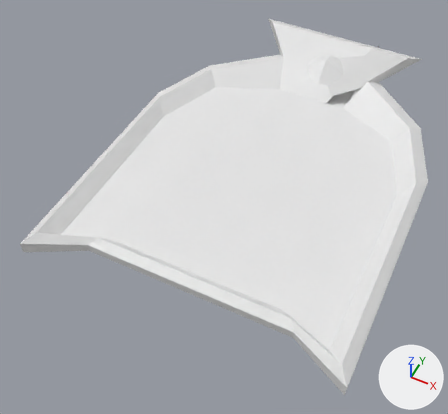
Two versions of the OBJ model C.A.R.D/Assets/Models/player.obj, one commit apart.
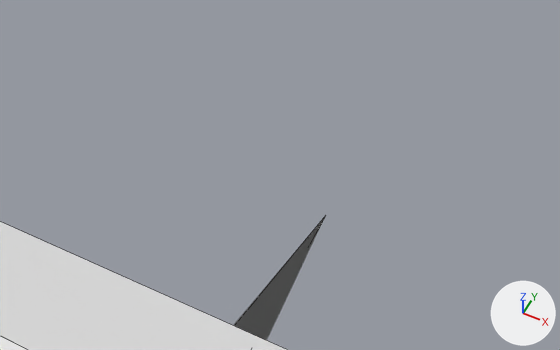
Each version appears first whole from a 50 mm lens placed at (2.76, -5.6, 7.6), pointed at (-0.48, 0.89, -0.51), and next in a close-up from a 50 mm lens placed at (1.2, 4.52, 2.03), pointed at (0.47, 6.0, 0.18). Arrows for +X, +Y and +Z are at lower right; the lights stay in place. The close-ups show mesh edges as thin lines. Materials are left out; every surface is plain grey. Where no turn or scale is listed for an object, it has been applied to the vertices. Vertices at the same position are counted once.
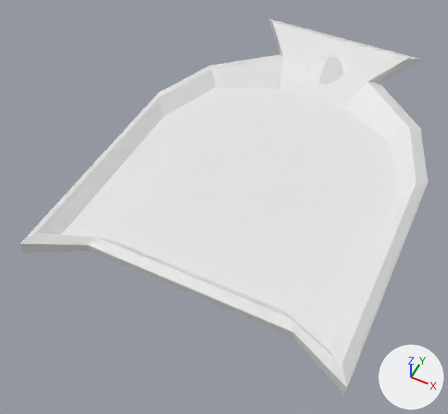
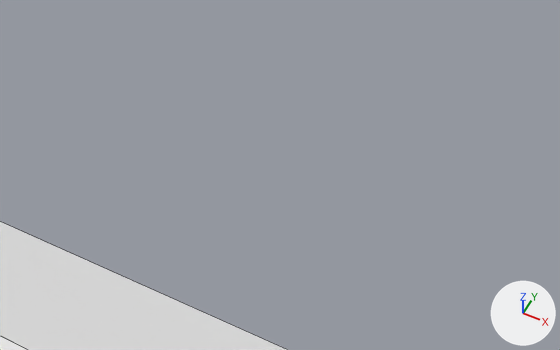
Boxes (x1, y1, x2, y2) around the edits, measured in the close-ups (560 x 350 px; the box of a moved part takes in the faces that stretch with it):
'Cube', reshaped: before (0, 217, 325, 350); after (0, 222, 287, 350)
part 1 of me_cube, moved or reshaped (not visible afterwards): before (233, 217, 325, 341)

The edits, one by one:
me_cube is used by ob_cube; location (0.0, 0.0, 0.0).
Verts and faces of me_cube; kept vertices keep their numbers, new ones are numbered from 84.
Before the commit, vertices of me_cube: 6 (0.64, 3.65, 0.09), 22 (1.41, 5.0, 0.62), 23 (0.87, 4.37, 0.3), 28 (0.64, 5.98, 0.09) at pixel (325, 215), 30 (1.14, 4.68, 0.46).
Before the commit, vertices of me_cube: 34 (0.76, 4.01, 0.2), 39 (0.32, 3.65, 0.09), 40 (1.01, 4.52, 0.38), 42 (0.38, 4.37, 0.3), 44 (0.7, 3.83, 0.15).
Before the commit, vertices of me_cube: 46 (1.28, 4.84, 0.54), 49 (0.7, 5.0, 0.62), 50 (0.81, 4.19, 0.25), 55 (0.17, 4.61, 0.46), 59 (0.17, 4.05, 0.2).
Before the commit, vertices of me_cube: 60 (0.35, 3.83, 0.15), 63 (0.29, 4.52, 0.38), 64 (0.64, 4.84, 0.54), 65 (0.3, 4.19, 0.25).
me_cube had 84 vertices, 48 faces and spanned x -2.63..2.57, y -1.73..5.98, z -0.02..0.62.
me_cube now has 83 vertices, 48 faces and spans x -2.63..2.57, y -1.73..5.31, z -0.02..0.62.
Part 1, on me_cube:
Vertices deleted: 28 (with the faces that use them).
New faces: (6, 44, 34, 50, 23, 40, 30, 46, 22, 49, 64, 55, 63, 42, 65, 59, 60, 39).
